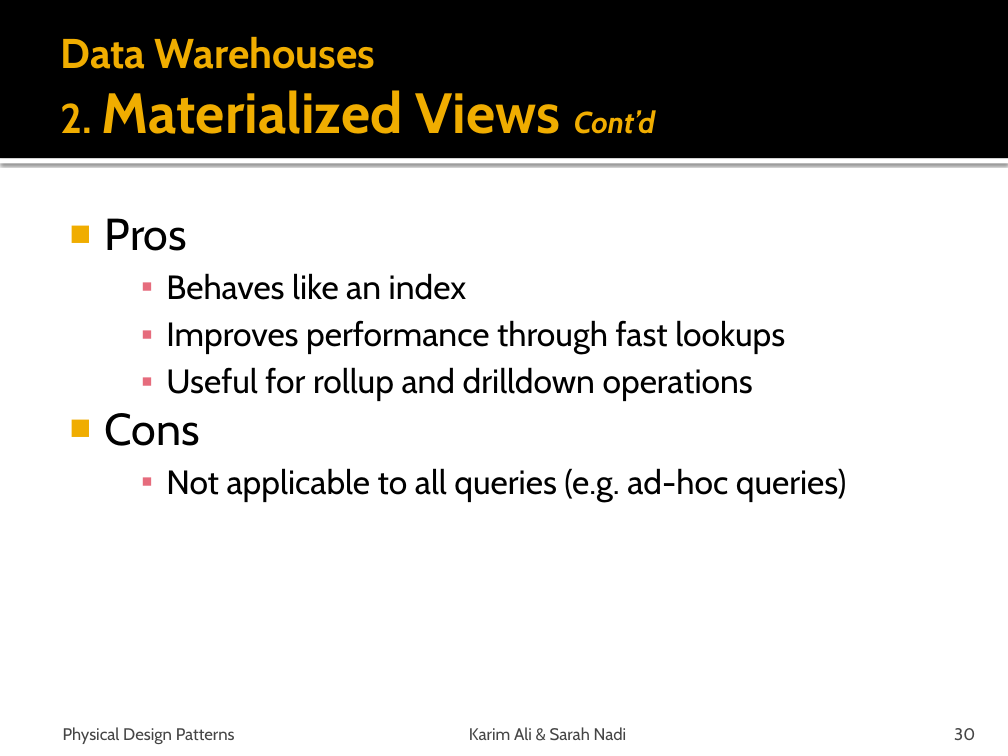
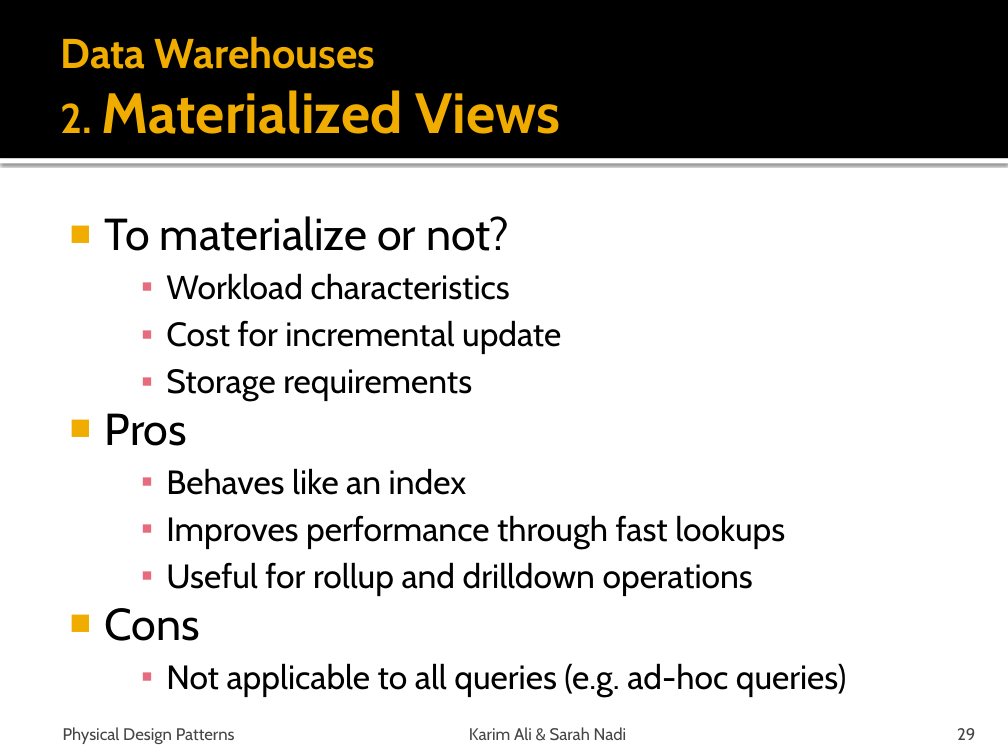
Before and after one commit to snadi/cs848-db, a slide deck: slide 29 of cs848-db/PhysDesignPres.pptx (slide 30 before the commit). Drawn at 1008x756 pixels with LibreOffice and Linux fonts; fonts in the diff are those of the drawing. Boxes give left, top, right and bottom in pixels: in the first picture for what was removed or moved away, otherwise in the second. Text is boxed around its words. In the diff, an @@ line names an element or a change of style, - is before the commit and + after.

```diff
--- a/cs848-db/PhysDesignPres.pptx
+++ b/cs848-db/PhysDesignPres.pptx
@@ title at bbox=[60, 36, 561, 134]: text changed @@
-Data Warehouses
-2. Materialized Views Cont’d
+Data Warehouses
+2. Materialized Views
@@ text at bbox=[105, 216, 561, 401]: paragraphs added @@
+■ To materialize or not?
+    ▪ Workload characteristics
+    ▪ Cost for incremental update
+    ▪ Storage requirements
@@ page number at bbox=[957, 728, 975, 740]: text changed @@
-30
+29
```
Also in this commit, not shown: 10 other slides changed, 1 slide removed.
